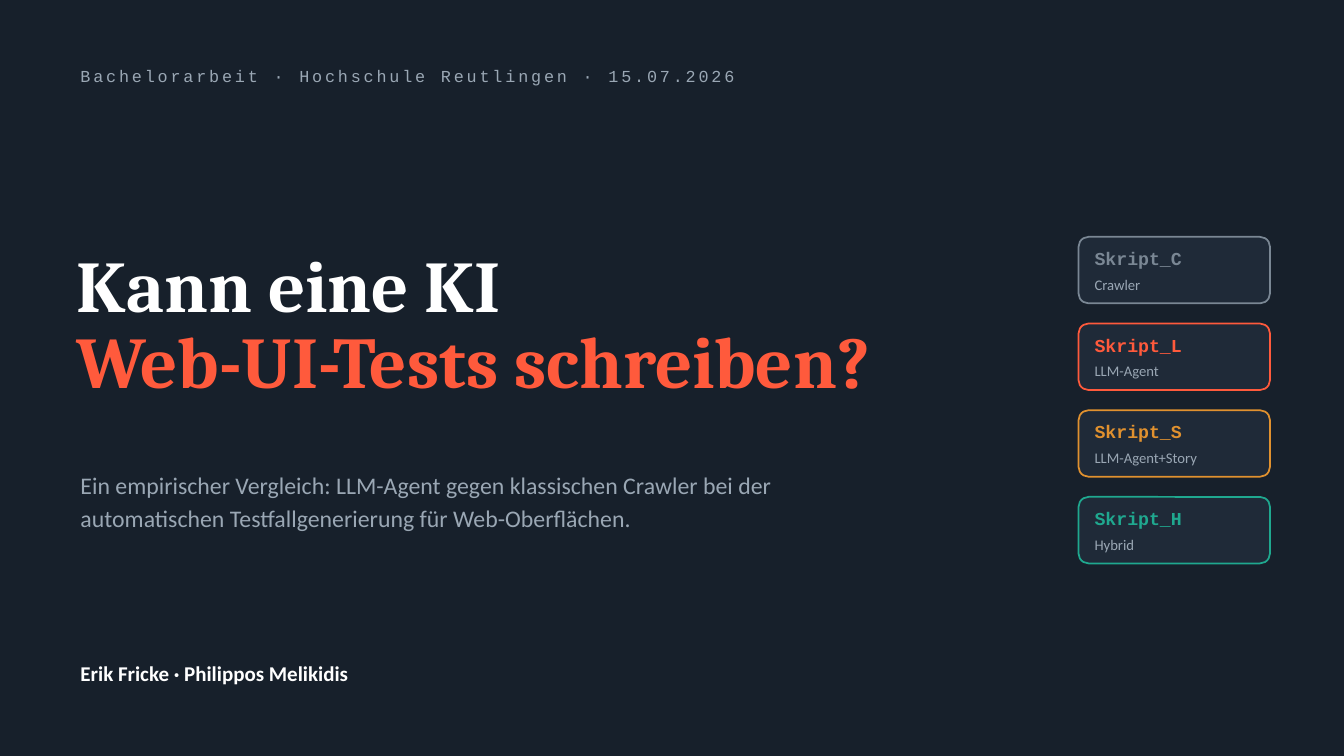
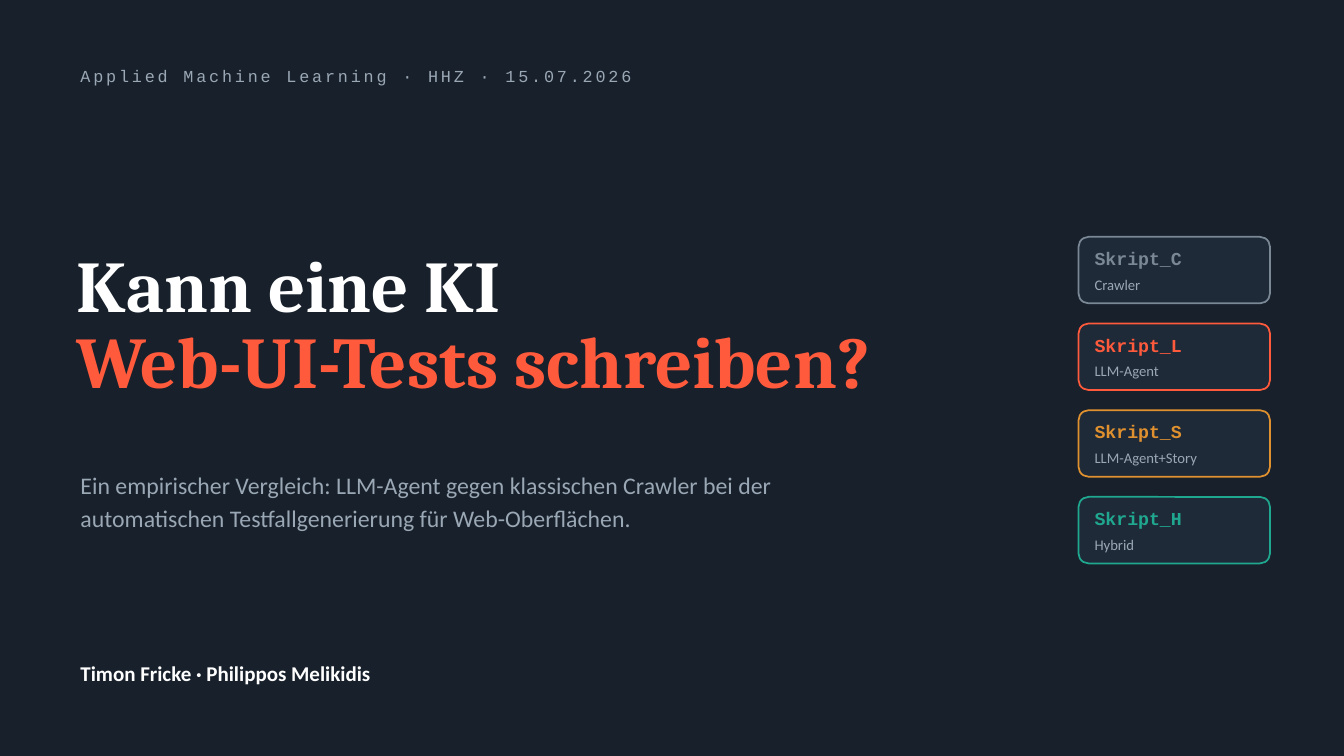
Before and after one commit to philippmelikidis/testgeneration-benchmark, a slide deck: slide 1 of presentation/Endpraesentation_LLM_vs_Crawler.pptx. Drawn at 1344x756 pixels with LibreOffice and Linux fonts; fonts in the diff are those of the drawing. Boxes give left, top, right and bottom in pixels: in the first picture for what was removed or moved away, otherwise in the second. Text is boxed around its words. In the diff, an @@ line names an element or a change of style, - is before the commit and + after.

```diff
--- a/presentation/Endpraesentation_LLM_vs_Crawler.pptx
+++ b/presentation/Endpraesentation_LLM_vs_Crawler.pptx
@@ text at (80,70,631,86): text changed @@
-Bachelorarbeit · Hochschule Reutlingen · 15.07.2026
+Applied Machine Learning · HHZ · 15.07.2026
@@ text at (80,666,370,685): text changed @@
-Erik Fricke · Philippos Melikidis
+Timon Fricke · Philippos Melikidis
```
Also in this commit, not shown: 2 other slides changed, 2 slides added, 1 slide removed, 1 other file.
